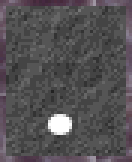
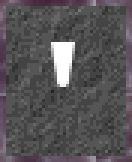
Layered file, before and after one edit (w=132, h=162). Changes by layer:
added layer "'" above "&" over (x1=51, y1=42, x2=75, y2=87)
hid "." over (x1=48, y1=114, x2=72, y2=135)
